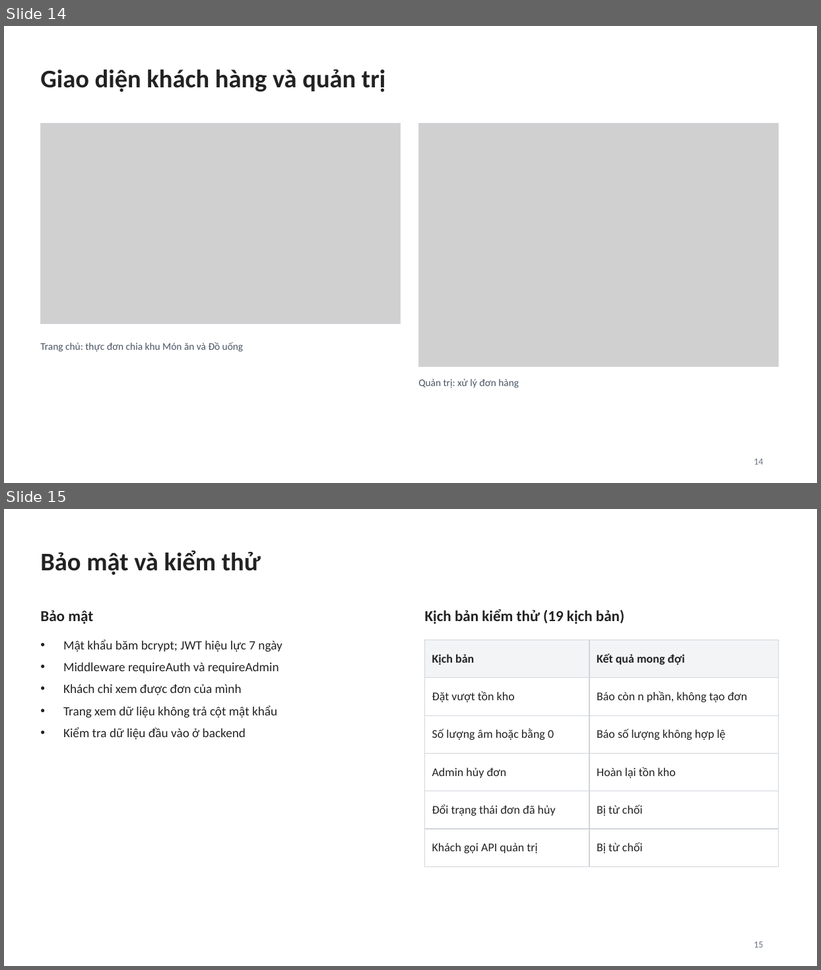
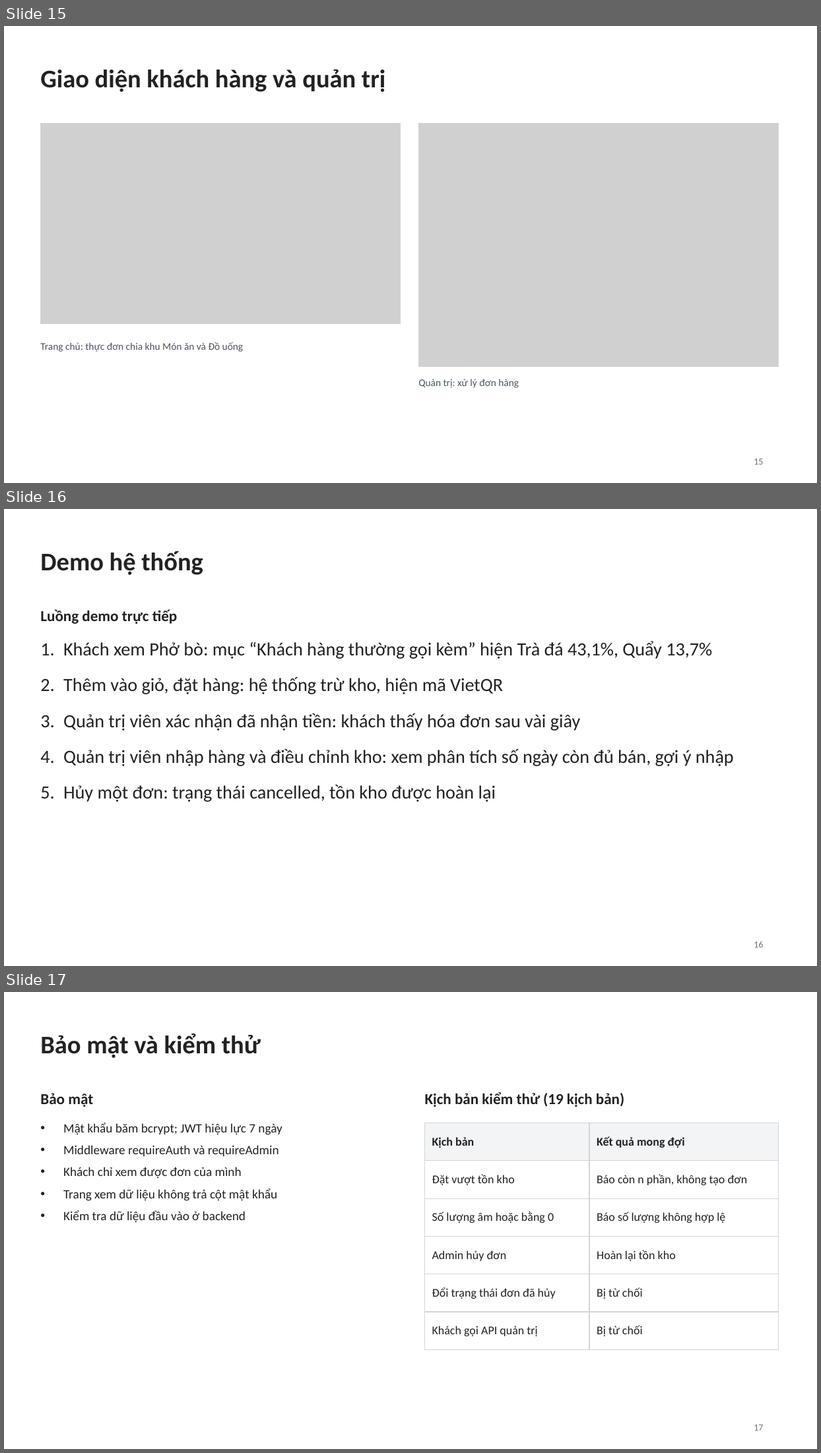
Before and after one commit to truonganvo096-eng/votruongan, a slide deck: Slide_Xây dựng ứng dụng đặt món ăn cho nhà hàng tích hợp gợi ý món ăn thông minh.pptx. Shown one above the other, each under a label of ours: slides 14 and 15 before the commit, slides 15, 16 and 17 after it. The pictures are 821x970 and 821x1453 pixels, drawn with LibreOffice and Linux fonts; fonts in the diff are those of the drawing; grey boxes stand for pictures. Boxes give left, top, right and bottom in pixels: in the first picture for what was removed or moved away, otherwise in the second. Text is boxed around its words. In the diff, an @@ line names an element or a change of style, - is before the commit and + after.

```diff
--- a/Slide_Xây dựng ứng dụng đặt món ăn cho nhà hàng tích hợp gợi ý món ăn thông minh.pptx
+++ b/Slide_Xây dựng ứng dụng đặt món ăn cho nhà hàng tích hợp gợi ý món ăn thông minh.pptx
@@ slide 16 added at (4,509,817,966), background #FFFFFF @@
@@ title added at (40,551,203,575), 30 pt, text #222222, bold @@
+Demo hệ thống
@@ text added at (40,609,177,624), 18 pt, text #222222, bold @@
+Luồng demo trực tiếp
@@ text added at (63,641,734,802), 22 pt, text #222222 @@
+1. Khách xem Phở bò: mục “Khách hàng thường gọi kèm” hiện Trà đá 43,1%, Quẩy 13,7%
+2. Thêm vào giỏ, đặt hàng: hệ thống trừ kho, hiện mã VietQR
+3. Quản trị viên xác nhận đã nhận tiền: khách thấy hóa đơn sau vài giây
+4. Quản trị viên nhập hàng và điều chỉnh kho: xem phân tích số ngày còn đủ bán, gợi ý nhập
+5. Hủy một đơn: trạng thái cancelled, tồn kho được hoàn lại
@@ page number added at (754,941,763,948), 11 pt, text #6B7280 @@
+16
@@ what was slide 14 is now slide 15 @@
@@ page number at (754,459,763,465): text changed @@
-14
+15
@@ what was slide 15 is now slide 17 @@
@@ page number at (754,1425,763,1431): text changed @@
-15
+17
```
Also in this commit, not shown: 7 slides changed, 2 other slides added.
